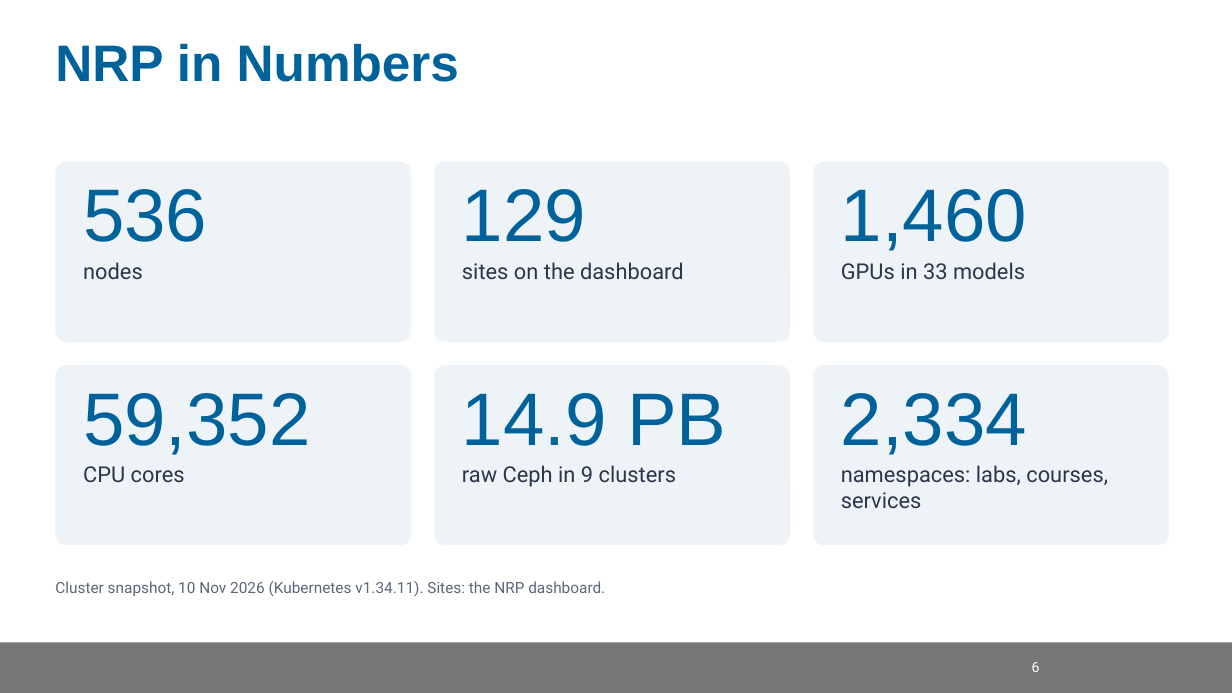
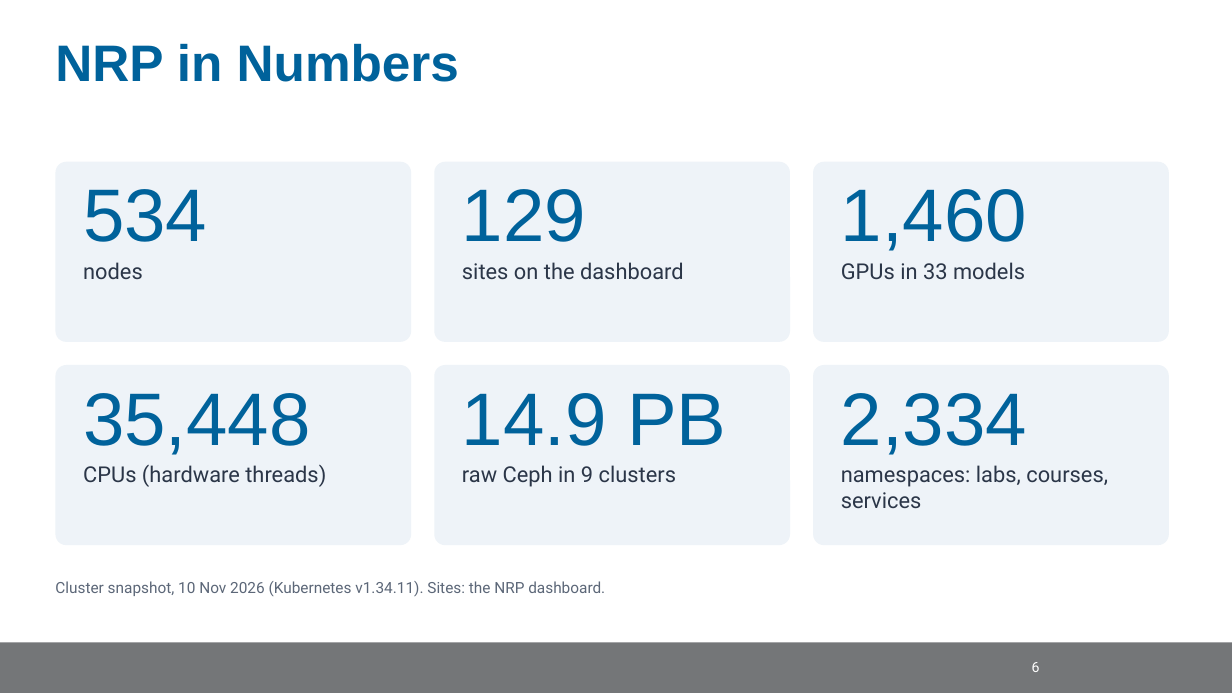
Before and after one commit to nrp-nautilus/nrp-training, a slide deck: slide 9 of trainings/scinet-sc26/slides/scinet-nrp.pptx. Drawn at 1232x693 pixels with LibreOffice and Linux fonts; fonts in the diff are those of the drawing; background and template pictures are left out. Boxes give left, top, right and bottom in pixels: in the first picture for what was removed or moved away, otherwise in the second. Text is boxed around its words. In the diff, an @@ line names an element or a change of style, - is before the commit and + after.

Commit message:
scinet-sc26: count physical nodes only; CPUs, not cores
The snapshot summed CPU capacity over every Node object, including two
Admiralty virtual nodes that stand in for remote clusters (23,904 CPUs).
Physical nodes: 534 and 35,448 CPUs (hardware threads), which matches the
dashboard once the 21 nodes it doesn't list are left out. snapshot.py now
skips virtual nodes; the 10 Nov numbers, slides and pages are corrected.

```diff
--- a/trainings/scinet-sc26/slides/scinet-nrp.pptx
+++ b/trainings/scinet-sc26/slides/scinet-nrp.pptx
@@ text at (x1=83, y1=189, x2=207, y2=242): text changed @@
-536
+534
@@ text at (x1=83, y1=393, x2=326, y2=487): text changed @@
-59,352
-CPU cores
+35,448
+CPUs (hardware threads)
```
Also in this commit, not shown: 6 other slides changed, 9 other files.
